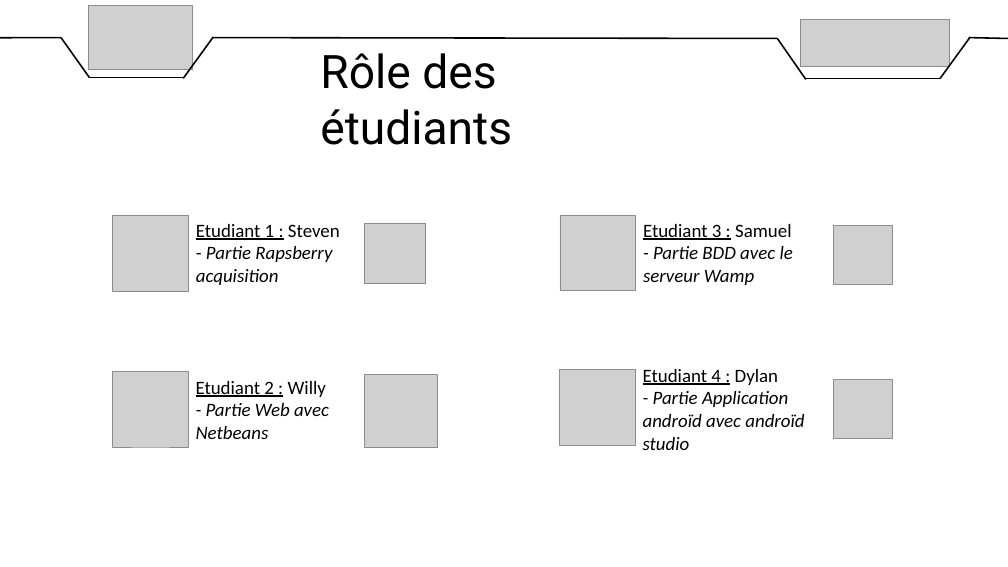
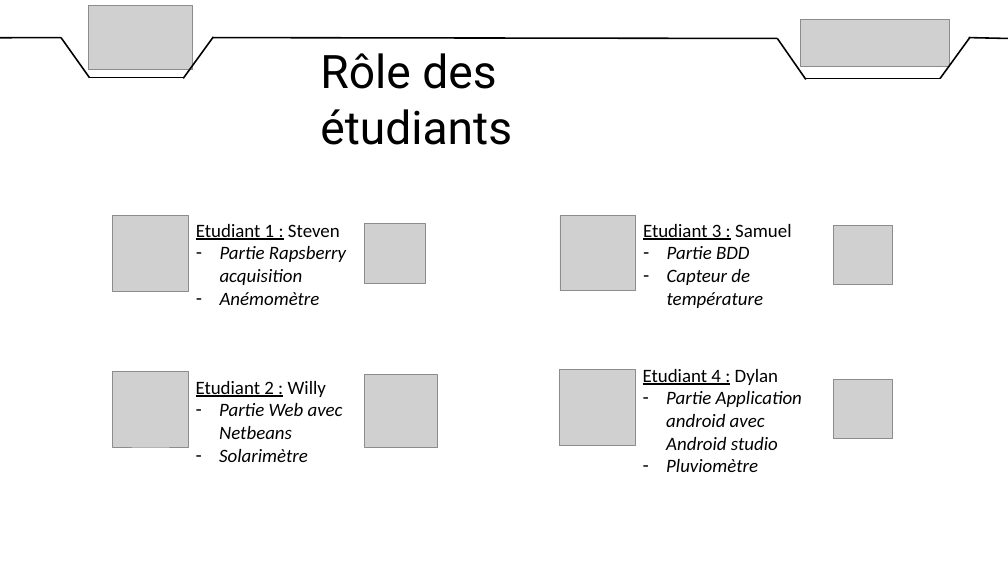
Before and after one commit to DylanChe/SupervisionSerre, a slide deck: slide 4 of oral_projet/revue_2/diaporama_revue_2_dylan.pptx. Drawn at 1008x567 pixels with LibreOffice and Linux fonts; fonts in the diff are those of the drawing; grey boxes stand for pictures. Boxes give left, top, right and bottom in pixels: in the first picture for what was removed or moved away, otherwise in the second. Text is boxed around its words. In the diff, an @@ line names an element or a change of style, - is before the commit and + after.

```diff
--- a/oral_projet/revue_2/diaporama_revue_2_dylan.pptx
+++ b/oral_projet/revue_2/diaporama_revue_2_dylan.pptx
@@ text at [220,246,346,305]: text changed @@
-- Partie Rapsberry acquisition
+– Partie Rapsberry acquisition
+– Anémomètre
@@ text at [667,246,764,308]: text changed @@
-- Partie BDD avec le serveur Wamp
+– Partie BDD
+– Capteur de température
@@ text at [219,403,343,462]: text changed @@
-- Partie Web avec Netbeans
+– Partie Web avec Netbeans
+– Solarimètre
@@ text at [666,391,802,472]: text changed @@
-- Partie Application androïd avec androïd studio
+– Partie Application android avec Android studio
+– Pluviomètre
```
Also in this commit, not shown: 1 other slide changed.
